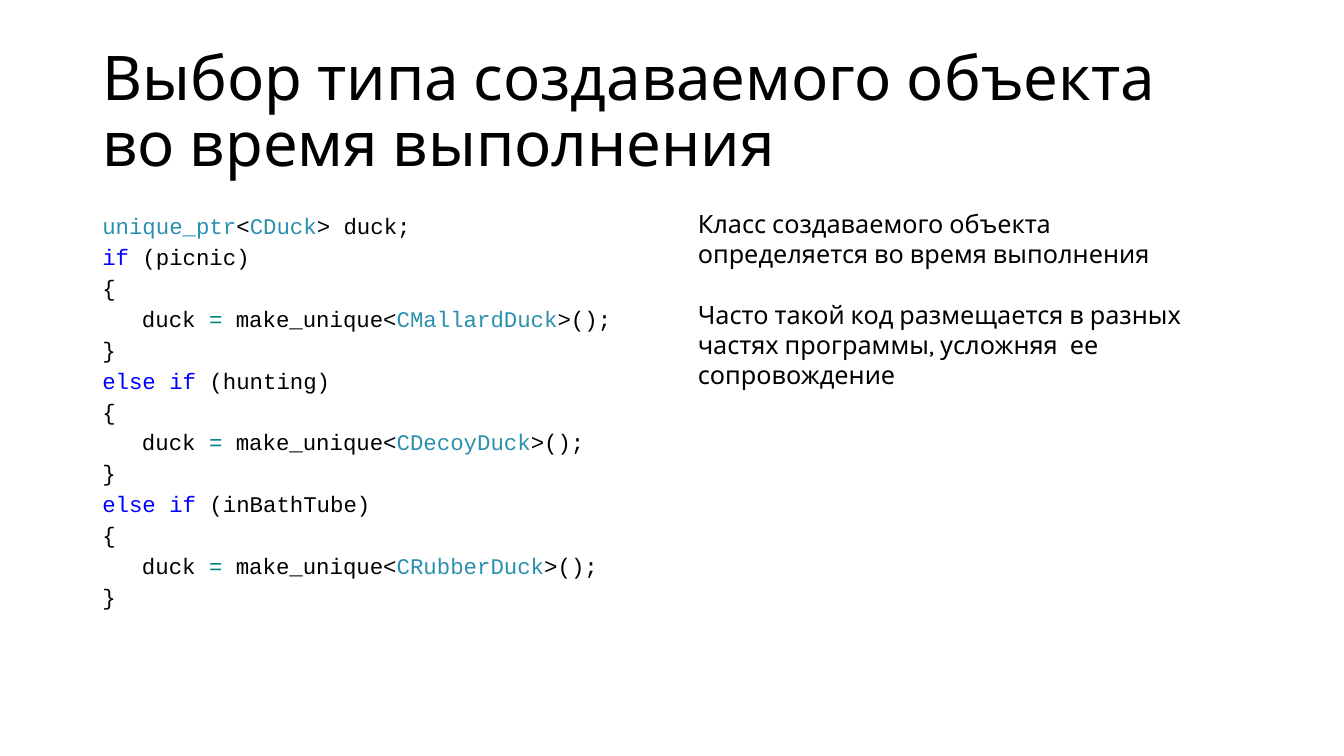
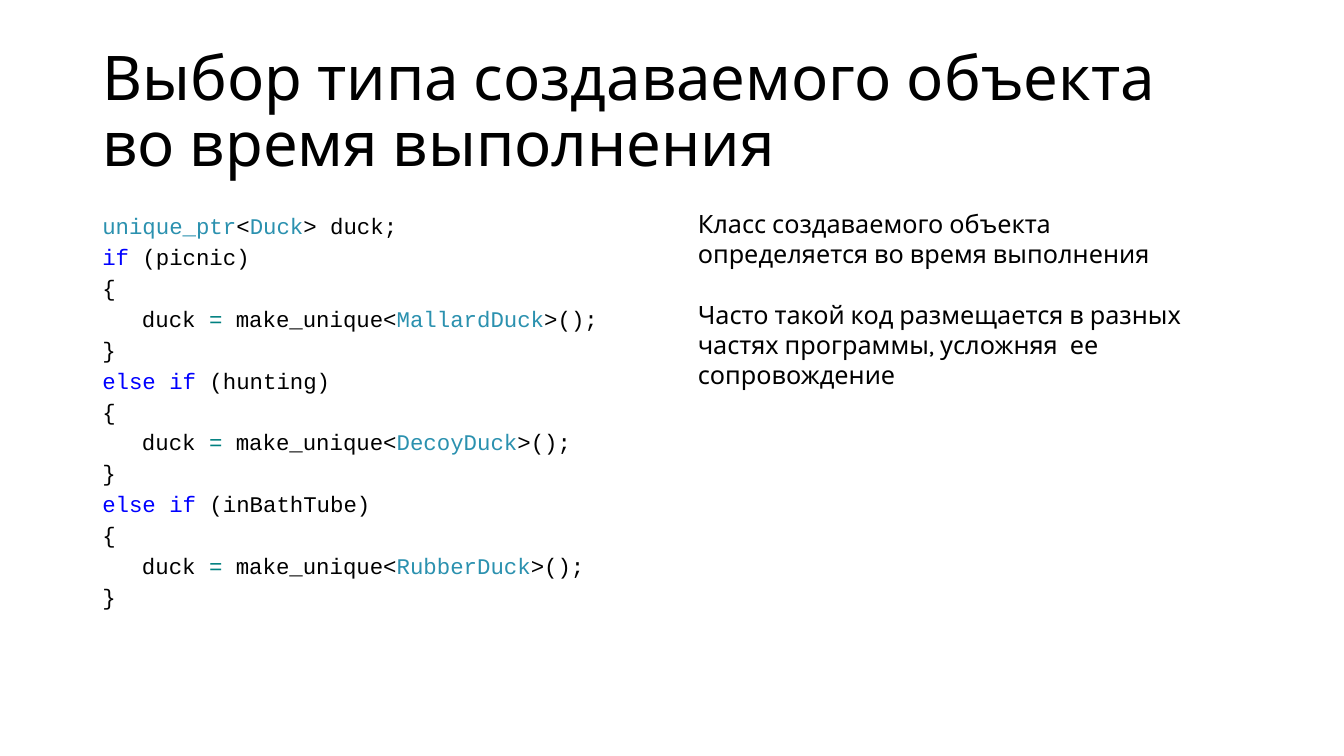
Before and after one commit to alexey-malov/ood, a slide deck: slide 4 of lectures/04.factory/factory.pptx. Drawn at 1344x756 pixels with LibreOffice and Linux fonts; fonts in the diff are those of the drawing. Boxes give left, top, right and bottom in pixels: in the first picture for what was removed or moved away, otherwise in the second. Text is boxed around its words. In the diff, an @@ line names an element or a change of style, - is before the commit and + after.

```diff
--- a/lectures/04.factory/factory.pptx
+++ b/lectures/04.factory/factory.pptx
@@ text at [102,218,397,239]: text changed @@
-unique_ptr<CDuck> duck;
+unique_ptr<Duck> duck;
@@ text at [142,311,598,332]: text changed @@
-duck = make_unique<CMallardDuck>();
+duck = make_unique<MallardDuck>();
@@ text at [142,434,571,455]: text changed @@
-duck = make_unique<CDecoyDuck>();
+duck = make_unique<DecoyDuck>();
@@ text at [142,558,585,579]: text changed @@
-duck = make_unique<CRubberDuck>();
+duck = make_unique<RubberDuck>();
```
Also in this commit, not shown: 8 other slides changed, 4 other files.
